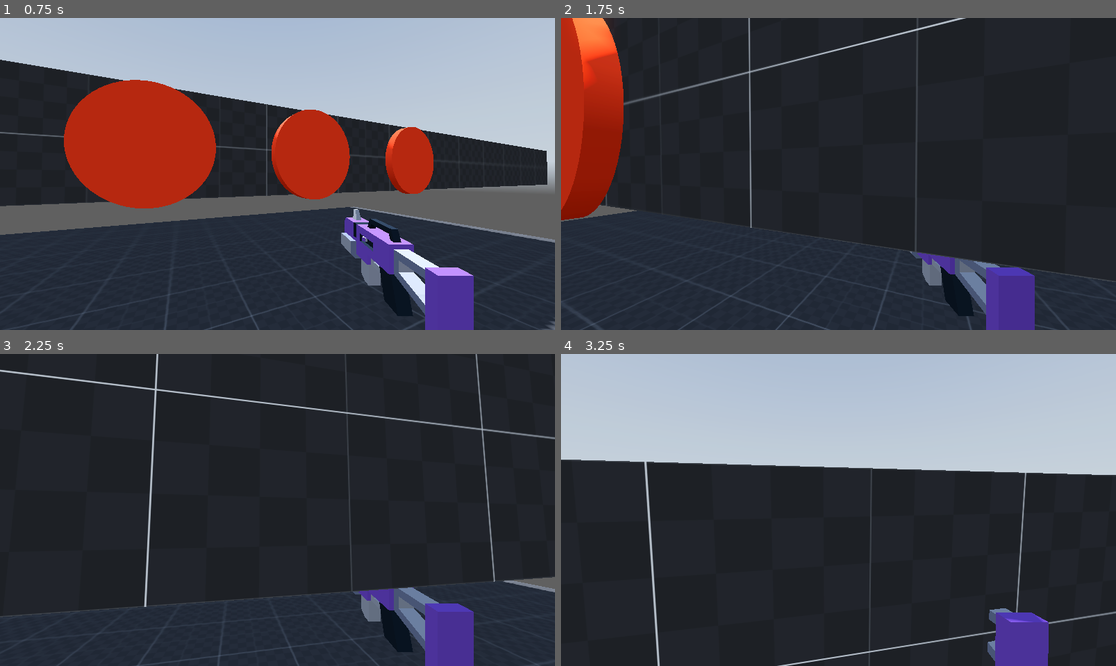
Above: before the commit, frames 1-4 (two rows, left to right).
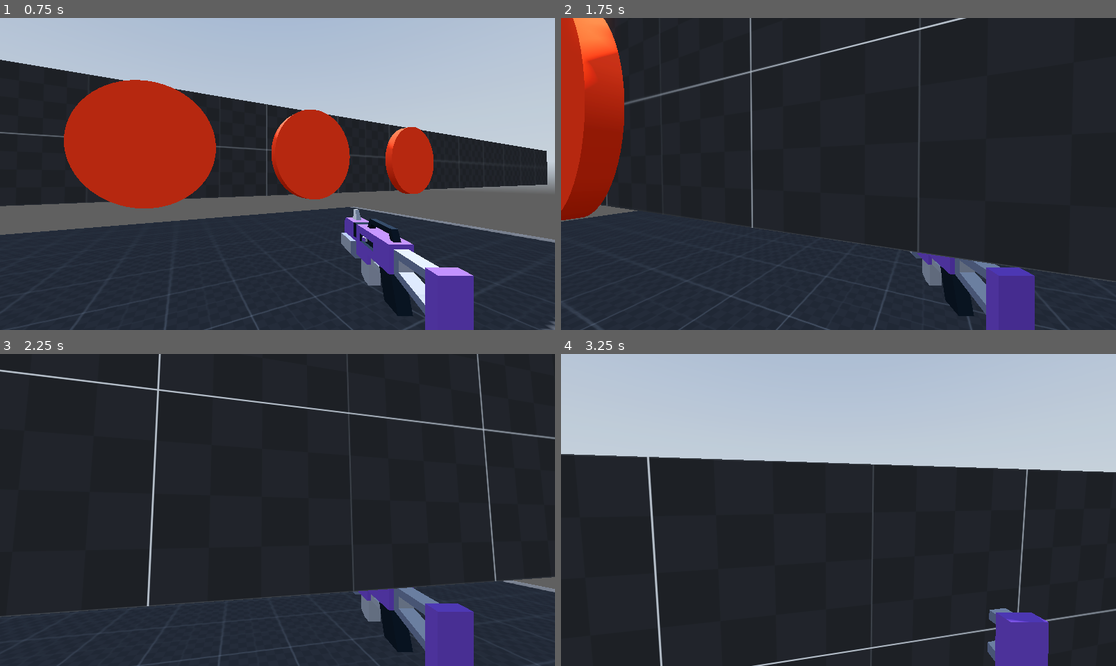
Above: after the commit, the same moments.

Repository: bonsaipropaganda/first-person-controller
Game: Godot game, scene res://scenes/world.tscn
Same seed, same stepped clock (60 frames per second), same inputs: the game is played once before the commit and once after it. A sky picture missing from this copy of the repository is replaced by a grey-blue gradient.
Inputs (mouse positions are in pixels of both pictures, inside the frame that each line leads up to):
- Up to frame 1 (0.75 s): tap Enter (ui_accept) at 0.5 s; move the mouse to (305, 174) at 0.52 s; press the mouse at (305, 174) at 0.53 s; hold W (forward) from 0.53 s (still down)
- Up to frame 2 (1.75 s): keep holding W (forward); tap Enter (ui_accept) at 0.77, 1.52 s; move the mouse to (810, 174) at 1.27 s; release the mouse at (810, 174) at 1.28 s; tap Ctrl (crouch) at 1.35 s; click (810, 174) at 1.55 s
- Up to frame 3 (2.25 s): keep holding W (forward); move the mouse to (288, 503) at 2.02 s; hold Alt (free_look) from 2.03 s (still down)
- Up to frame 4 (3.25 s): keep holding W (forward); click (849, 503) at 2.3 s; move the mouse to (832, 516) at 2.77 s; release Alt (free_look) at 2.78 s; click (832, 516) at 2.85 s; tap Enter (ui_accept) at 3.02 s

Frame 1 is identical in both runs. In frame 2, 0.9% of the frame differs, in the area x 0-98%, y 0-100%; in frame 3, 1.3%; in frame 4, 3.3%, in the area x 0-100%, y 32-100%.

Commit message:
fixed bullets

Diff:
--- a/code/blaster.gd
+++ b/code/blaster.gd
@@ -2,26 +2,9 @@
 
 @onready var animation_player = $AnimationPlayer
 @onready var gun_flash = $blasterD/GunFlash
-@onready var gun_barrel = $blasterD/GunBarrel
-
-@export var bullet_scene: PackedScene
+@onready var gun_barrel = $GunBarrel
 
 @onready var starting_position = position
-
-func shoot():
-	await get_tree().create_timer(.3).timeout
-	if !animation_player.is_playing():
-		animation_player.play("shoot_2")
-		gun_flash.visible = true
-		var b = bullet_scene.instantiate()
-		b.transform.origin = gun_barrel.transform.origin
-		b.transform.basis = gun_barrel.transform.basis
-		add_child(b)
-
-func stop_shooting():
-#	position = lerp(position, starting_position, 10 * get_process_delta_time())
-#	animation_player.stop()
-	gun_flash.visible = false
 
 
 
--- a/code/bullet.gd
+++ b/code/bullet.gd
@@ -10,7 +10,7 @@
 
 # Called every frame. 'delta' is the elapsed time since the previous frame.
 func _process(delta):
-	position += transform.basis * Vector3(0, 0, speed) * delta
+	position += transform.basis * Vector3(0, 0, -speed) * delta
 	if coll_ray.is_colliding():
 		var collider = coll_ray.get_collider()
 		if collider.is_in_group("enemy"):
--- a/code/player.gd
+++ b/code/player.gd
@@ -9,7 +9,11 @@
 @onready var crouch_shape = $CrouchShape
 @onready var ray_cast_3d = $RayCast3D
 @onready var animation_player = $Neck/Head/Eyes/AnimationPlayer
-@onready var blaster = $Neck/Head/Eyes/Blaster
+@onready var blaster = $Neck/Head/Eyes/Camera3D/Blaster
+@onready var gun_flash = $Neck/Head/Eyes/Camera3D/Blaster.gun_flash
+@onready var bullet_scene = preload("res://scenes/bullet.tscn")
+@onready var gun_barrel = $Neck/Head/Eyes/Camera3D/Blaster.gun_barrel
+@onready var gun_anim = $Neck/Head/Eyes/Camera3D/Blaster.animation_player
 
 # state machine
 var free_looking = false
@@ -169,9 +173,9 @@
 
 	# Shooting
 	if Input.is_action_pressed("shoot"):
-		blaster.shoot()
-	else:
-		blaster.stop_shooting()
+		shoot()
+	else:
+		stop_shooting()
 
 	# Get the input direction and handle the movement/deceleration.
 	# As good practice, you should replace UI actions with custom gameplay actions.
@@ -196,3 +200,19 @@
 		velocity.z = move_toward(velocity.z, 0, current_speed)
 
 	move_and_slide()
+
+
+func shoot():
+	await get_tree().create_timer(.3).timeout
+	if !gun_anim.is_playing():
+		gun_anim.play("shoot_2")
+		gun_flash.visible = true
+		var b = bullet_scene.instantiate()
+		b.position = gun_barrel.global_position
+		b.transform.basis = gun_barrel.global_transform.basis
+		get_parent().add_child(b)
+
+func stop_shooting():
+#	position = lerp(position, starting_position, 10 * get_process_delta_time())
+#	animation_player.stop()
+	gun_flash.visible = false
--- a/scenes/blaster.tscn
+++ b/scenes/blaster.tscn
@@ -1,8 +1,7 @@
-[gd_scene load_steps=8 format=3 uid="uid://dmjbwx441imv2"]
+[gd_scene load_steps=7 format=3 uid="uid://dmjbwx441imv2"]
 
 [ext_resource type="Script" path="res://code/blaster.gd" id="1_htw71"]
 [ext_resource type="PackedScene" uid="uid://cf4i133cdlerx" path="res://scenes/blaster_d_model.tscn" id="1_xbyoc"]
-[ext_resource type="PackedScene" uid="uid://b2wx4jl3dp6cb" path="res://scenes/bullet.tscn" id="2_r82rk"]
 
 [sub_resource type="Animation" id="Animation_v4j8w"]
 length = 0.001
@@ -204,7 +203,6 @@
 
 [node name="Blaster" type="Node3D"]
 script = ExtResource("1_htw71")
-bullet_scene = ExtResource("2_r82rk")
 
 [node name="blasterD" parent="." instance=ExtResource("1_xbyoc")]
 
@@ -216,13 +214,13 @@
 light_size = 0.1
 omni_range = 0.2
 
-[node name="GunBarrel" type="RayCast3D" parent="blasterD"]
-transform = Transform3D(1, 0, 0, 0, 1, 0, 0, 0, 1, 0, 0.0687544, 0.416371)
-target_position = Vector3(0, 0, 0.01)
-
 [node name="AnimationPlayer" type="AnimationPlayer" parent="."]
 libraries = {
 "": SubResource("AnimationLibrary_h71lf")
 }
 
+[node name="GunBarrel" type="RayCast3D" parent="."]
+transform = Transform3D(-1, 0, -8.74228e-08, 0, 1, 0, 8.74228e-08, 0, -1, 4.28677e-08, 0.0687544, 0.427548)
+target_position = Vector3(0, 0, -1)
+
 [connection signal="animation_finished" from="AnimationPlayer" to="." method="_on_animation_player_animation_finished"]
--- a/scenes/player.tscn
+++ b/scenes/player.tscn
@@ -34,7 +34,7 @@
 
 [node name="Camera3D" type="Camera3D" parent="Neck/Head/Eyes"]
 
-[node name="Blaster" parent="Neck/Head/Eyes" instance=ExtResource("2_8srsy")]
+[node name="Blaster" parent="Neck/Head/Eyes/Camera3D" instance=ExtResource("2_8srsy")]
 transform = Transform3D(-1, 0, 8.74228e-08, 0, 1, 0, -8.74228e-08, 0, -1, 0.5, -0.4, -1)
 
 [node name="MeshInstance3D" type="MeshInstance3D" parent="."]
